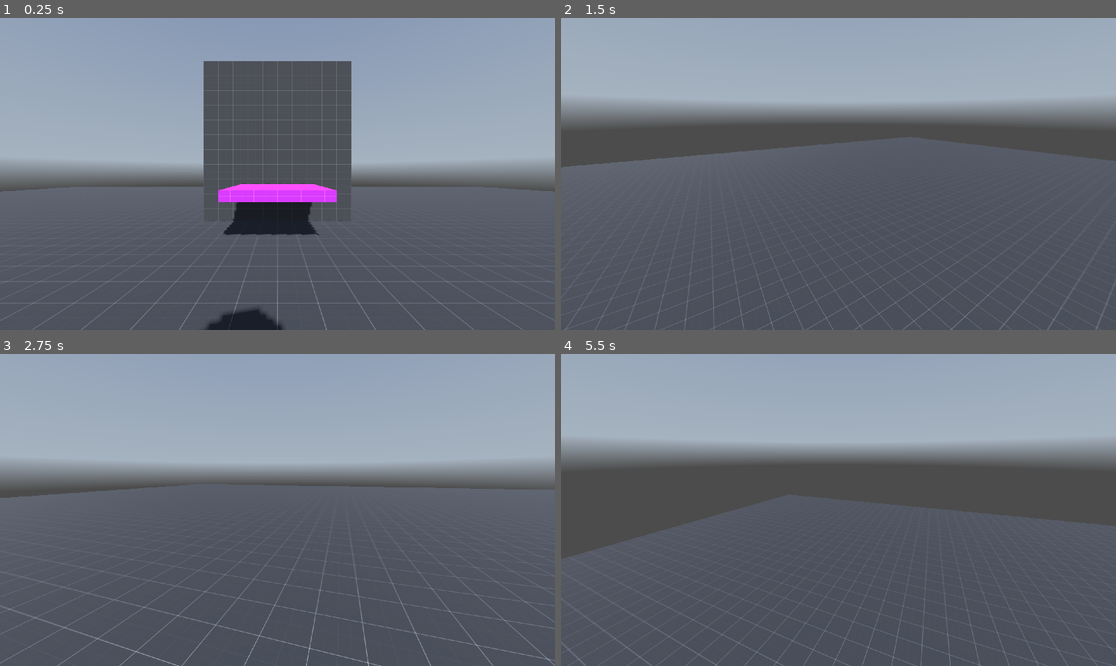
Above: before the commit, frames 1-4 (two rows, left to right).
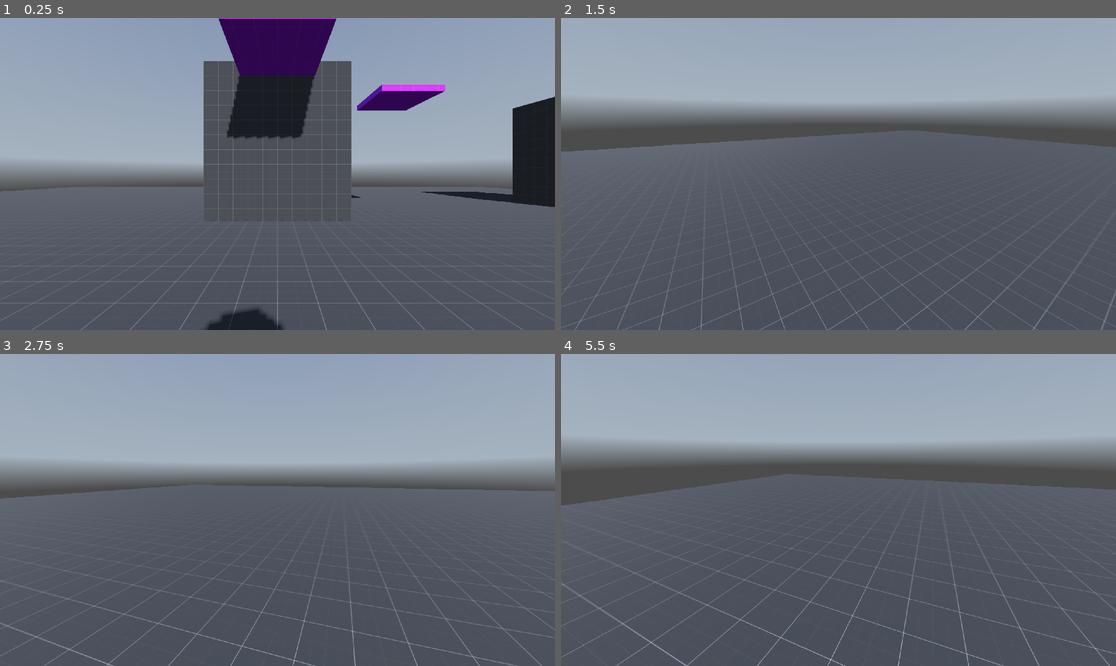
Above: after the commit, the same moments.

Repository: cj0fis/gamejam_spring2026
Game: Godot game, scene res://game/UI/main_ui.tscn
Two runs of this game, one before a commit and one after it. Both use one fixed random seed, a clock stepped at 60 frames per second and the inputs below. A sky picture missing from this copy of the repository is replaced by a grey-blue gradient.
Inputs (mouse positions are in pixels of both pictures, inside the frame that each line leads up to):
- Up to frame 1 (0.25 s): no input
- Up to frame 2 (1.5 s): move the mouse to (960, 158) at 0.52 s; hold D (move_right) 0.53-1.28 s; click (960, 158) at 0.67 s; tap Space (jump) at 0.77 s; move the mouse to (810, 174) at 1.27 s; hold W (move_forward) from 1.28 s (still down)
- Up to frame 3 (2.75 s): keep holding W (move_forward); tap Space (jump) at 1.52 s; move the mouse to (288, 503) at 2.02 s
- Up to frame 4 (5.5 s): keep holding W (move_forward); move the mouse to (832, 516) at 2.77 s; click (832, 516) at 2.92 s; tap Space (jump) at 3.02, 3.77, 4.52 s; move the mouse to (877, 513) at 3.52 s; move the mouse to (794, 506) at 4.27 s; move the mouse to (844, 510) at 5.02 s; click (844, 510) at 5.17 s

The runs differ from the first frame. In frame 1, 12% of the frame differs, in the area x 39-100%, y 0-70%; in frame 2, 4.7%; in frame 3, 2.3%; in frame 4, 10%.

Commit message:
Improved animation controls

Diff:
--- a/game/3D/objects/character.tscn
+++ b/game/3D/objects/character.tscn
@@ -14,7 +14,7 @@
 
 [node name="Character" type="CharacterBody3D"]
 script = ExtResource("1_o8xx4")
-gravity = 10.0
+gravity = 15.0
 
 [node name="CollisionShape3D" type="CollisionShape3D" parent="."]
 transform = Transform3D(1, 0, 0, 0, 1, 0, 0, 0, 1, 0, 1, 0)
--- a/game/3D/scenes/failing_object.gd
+++ /dev/null
@@ -1,23 +0,0 @@
-extends AnimatableBody3D
-
-var reversed: bool = false;
-
-
-func _ready() -> void:
-	$AnimationPlayer.play_section("failingceiling")
-	GlobalTime.rewind_all.connect(reverse)
-	GlobalTime.resume_all.connect(resume)
-
-func reverse():
-	if reversed:
-		return
-	GlobalTime.num_rewinding += 1
-	reversed = true
-	$AnimationPlayer.play_section_backwards("failingceiling")
-
-func resume():
-	if !reversed:
-		return
-	GlobalTime.num_rewinding -= 1
-	reversed = false
-	$AnimationPlayer.play_section("failingceiling")
--- /dev/null
+++ b/game/3D/scenes/movingobject.gd
@@ -0,0 +1,27 @@
+extends AnimatableBody3D
+
+@export var animationName: String
+var reversed: bool = false
+
+func _ready() -> void:
+	GlobalTime.rewind_all.connect(reverse)
+	GlobalTime.resume_all.connect(resume)
+	$AnimationPlayer.connect("animation_finished", _done_reversing)
+	$AnimationPlayer.play_section(animationName)
+
+func reverse() -> void:
+	if reversed:
+		return
+	GlobalTime.num_rewinding += 1
+	reversed = true
+	$AnimationPlayer.play_section_backwards(animationName, 0.0, $AnimationPlayer.current_animation_position)
+
+func resume() -> void:
+	if !reversed:
+		return
+	GlobalTime.num_rewinding -= 1
+	reversed = false
+	$AnimationPlayer.play_section(animationName, $AnimationPlayer.current_animation_position)
+
+func _done_reversing(_anim_name: StringName) -> void:
+	resume()
--- a/game/3D/scenes/test_level.tscn
+++ b/game/3D/scenes/test_level.tscn
@@ -1,8 +1,8 @@
-[gd_scene load_steps=20 format=3 uid="uid://bk4hnqem1pmow"]
+[gd_scene load_steps=21 format=3 uid="uid://bk4hnqem1pmow"]
 
 [ext_resource type="Texture2D" uid="uid://qfeqtcxagv6q" path="res://assets/test_textures/Black.png" id="1_gpssq"]
 [ext_resource type="Texture2D" uid="uid://ciic2tnx2ab7c" path="res://assets/skyboxes/Sky.png" id="2_arass"]
-[ext_resource type="Script" uid="uid://bqjdebhk2idbo" path="res://game/3D/scenes/failing_object.gd" id="2_ksi72"]
+[ext_resource type="Script" uid="uid://bqjdebhk2idbo" path="res://game/3D/scenes/movingobject.gd" id="2_ksi72"]
 [ext_resource type="PackedScene" uid="uid://bfkp01g3da80l" path="res://game/3D/objects/character.tscn" id="2_n50sd"]
 [ext_resource type="Texture2D" uid="uid://i7nq0u3l3lpp" path="res://assets/test_textures/Purple.png" id="3_j07rq"]
 
@@ -26,39 +26,50 @@
 [sub_resource type="BoxMesh" id="BoxMesh_m42xo"]
 size = Vector3(2.5, 0.25, 2.5)
 
-[sub_resource type="Animation" id="Animation_arass"]
-resource_name = "failingceiling"
-length = 0.3
-tracks/0/type = "bezier"
+[sub_resource type="Animation" id="Animation_ksi72"]
+length = 0.001
+tracks/0/type = "position_3d"
 tracks/0/imported = false
 tracks/0/enabled = true
-tracks/0/path = NodePath("level stuff/FallingObject:position:y")
+tracks/0/path = NodePath("level stuff/MovingPlatform")
 tracks/0/interp = 1
 tracks/0/loop_wrap = true
-tracks/0/keys = {
-"handle_modes": PackedInt32Array(0, 1),
-"points": PackedFloat32Array(4.7, -0.15, 0, 0.2, -4.2, 0, 0, 0, 0, 0),
-"times": PackedFloat32Array(0, 0.3)
-}
+tracks/0/keys = PackedFloat32Array(0, 1, 4, 5, -9.3)
+tracks/1/type = "position_3d"
+tracks/1/imported = false
+tracks/1/enabled = true
+tracks/1/path = NodePath("level stuff/FallingPlatform")
+tracks/1/interp = 1
+tracks/1/loop_wrap = true
+tracks/1/keys = PackedFloat32Array(0, 1, 0, 0, -5.548)
 
-[sub_resource type="Animation" id="Animation_ksi72"]
-length = 0.001
-tracks/0/type = "bezier"
+[sub_resource type="Animation" id="Animation_j07rq"]
+resource_name = "movingplatform"
+length = 1.5
+tracks/0/type = "position_3d"
 tracks/0/imported = false
 tracks/0/enabled = true
-tracks/0/path = NodePath("level stuff/FallingObject:position:y")
+tracks/0/path = NodePath("level stuff/MovingPlatform")
 tracks/0/interp = 1
 tracks/0/loop_wrap = true
-tracks/0/keys = {
-"handle_modes": PackedInt32Array(0),
-"points": PackedFloat32Array(0, -0.15, 0, 0.15, 0),
-"times": PackedFloat32Array(0)
-}
+tracks/0/keys = PackedFloat32Array(0.033333335, 1, 4, 5, -9.3, 1, 1, 12, 5, -9.3)
+
+[sub_resource type="Animation" id="Animation_e7oam"]
+resource_name = "fallingobject"
+length = 1.5
+tracks/0/type = "position_3d"
+tracks/0/imported = false
+tracks/0/enabled = true
+tracks/0/path = NodePath("level stuff/FallingPlatform")
+tracks/0/interp = 1
+tracks/0/loop_wrap = true
+tracks/0/keys = PackedFloat32Array(0.2, 1, 0, 5, -5.548, 0.8, 1, 0, 0, -5.548)
 
 [sub_resource type="AnimationLibrary" id="AnimationLibrary_j07rq"]
 _data = {
 &"RESET": SubResource("Animation_ksi72"),
-&"failingceiling": SubResource("Animation_arass")
+&"fallingobject": SubResource("Animation_e7oam"),
+&"movingplatform": SubResource("Animation_j07rq")
 }
 
 [sub_resource type="BoxShape3D" id="BoxShape3D_ksi72"]
@@ -93,23 +104,25 @@
 material_override = SubResource("StandardMaterial3D_ksi72")
 mesh = SubResource("BoxMesh_j07rq")
 
-[node name="FallingObject" type="AnimatableBody3D" parent="level stuff"]
+[node name="FallingPlatform" type="AnimatableBody3D" parent="level stuff"]
 transform = Transform3D(1, 0, 0, 0, 1, 0, 0, 0, 1, 0, 0, -5.548)
 script = ExtResource("2_ksi72")
+animationName = "fallingobject"
 
-[node name="CollisionShape3D2" type="CollisionShape3D" parent="level stuff/FallingObject"]
+[node name="CollisionShape3D2" type="CollisionShape3D" parent="level stuff/FallingPlatform"]
 shape = SubResource("BoxShape3D_e7oam")
 
-[node name="MeshInstance3D2" type="MeshInstance3D" parent="level stuff/FallingObject"]
+[node name="MeshInstance3D2" type="MeshInstance3D" parent="level stuff/FallingPlatform"]
 material_override = SubResource("StandardMaterial3D_35mwy")
 mesh = SubResource("BoxMesh_m42xo")
 skeleton = NodePath("")
 
-[node name="AnimationPlayer" type="AnimationPlayer" parent="level stuff/FallingObject"]
+[node name="AnimationPlayer" type="AnimationPlayer" parent="level stuff/FallingPlatform"]
 root_node = NodePath("../../..")
 libraries = {
 &"": SubResource("AnimationLibrary_j07rq")
 }
+autoplay = "fallingceiling"
 
 [node name="higher ground" type="StaticBody3D" parent="level stuff"]
 transform = Transform3D(1, 0, 0, 0, 1, 0, 0, 0, 1, 0, -0.5, -9.385273)
@@ -123,6 +136,37 @@
 material_override = SubResource("StandardMaterial3D_ksi72")
 mesh = SubResource("BoxMesh_e7oam")
 
+[node name="higher ground2" type="StaticBody3D" parent="level stuff"]
+transform = Transform3D(1, 0, 0, 0, 1, 0, 0, 0, 1, 16.238949, -0.5, -9.385273)
+
+[node name="CollisionShape3D" type="CollisionShape3D" parent="level stuff/higher ground2"]
+transform = Transform3D(1, 0, 0, 0, 1, 0, 0, 0, 1, 0, 2.4138513, 0)
+shape = SubResource("BoxShape3D_ksi72")
+
+[node name="MeshInstance3D" type="MeshInstance3D" parent="level stuff/higher ground2"]
+transform = Transform3D(1, 0, 0, 0, 1, 0, 0, 0, 1, 0, 2.4164805, 0)
+material_override = SubResource("StandardMaterial3D_ksi72")
+mesh = SubResource("BoxMesh_e7oam")
+
+[node name="MovingPlatform" type="AnimatableBody3D" parent="level stuff"]
+transform = Transform3D(1, 0, 0, 0, 1, 0, 0, 0, 1, 4, 5, -9.3)
+script = ExtResource("2_ksi72")
+animationName = "movingplatform"
+
+[node name="CollisionShape3D2" type="CollisionShape3D" parent="level stuff/MovingPlatform"]
+shape = SubResource("BoxShape3D_e7oam")
+
+[node name="MeshInstance3D2" type="MeshInstance3D" parent="level stuff/MovingPlatform"]
+material_override = SubResource("StandardMaterial3D_35mwy")
+mesh = SubResource("BoxMesh_m42xo")
+skeleton = NodePath("")
+
+[node name="AnimationPlayer" type="AnimationPlayer" parent="level stuff/MovingPlatform"]
+root_node = NodePath("../../..")
+libraries = {
+&"": SubResource("AnimationLibrary_j07rq")
+}
+
 [node name="WorldEnvironment" type="WorldEnvironment" parent="."]
 environment = SubResource("Environment_j07rq")
 
Renamed: game/3D/scenes/failing_object.gd.uid -> game/3D/scenes/movingobject.gd.uid
